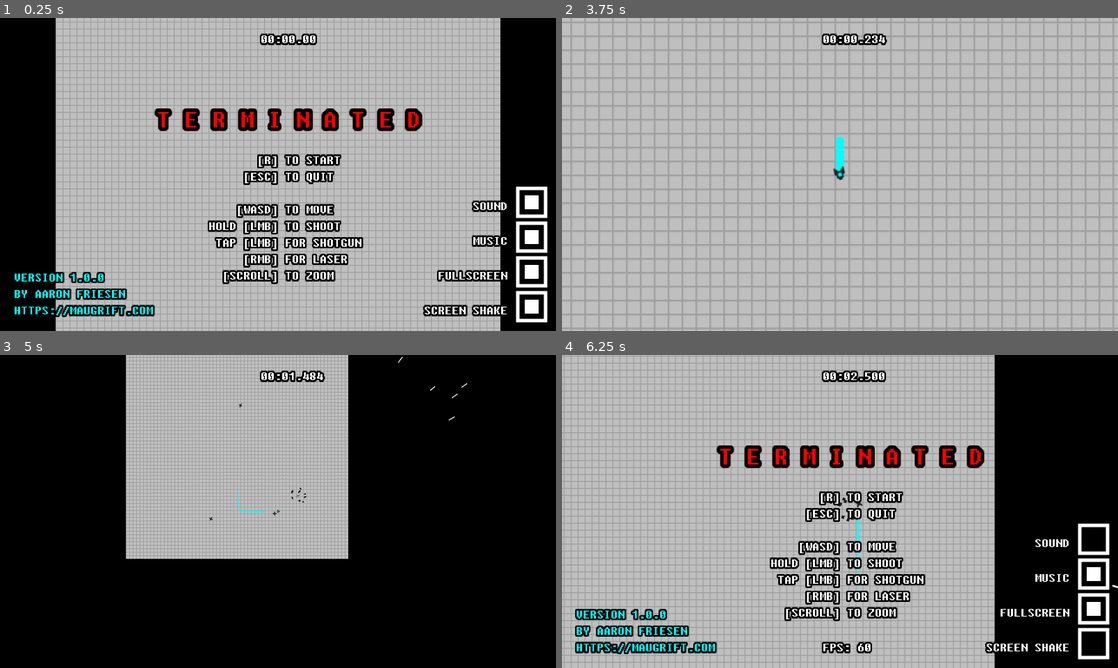
Above: before the commit, frames 1-4 (two rows, left to right).
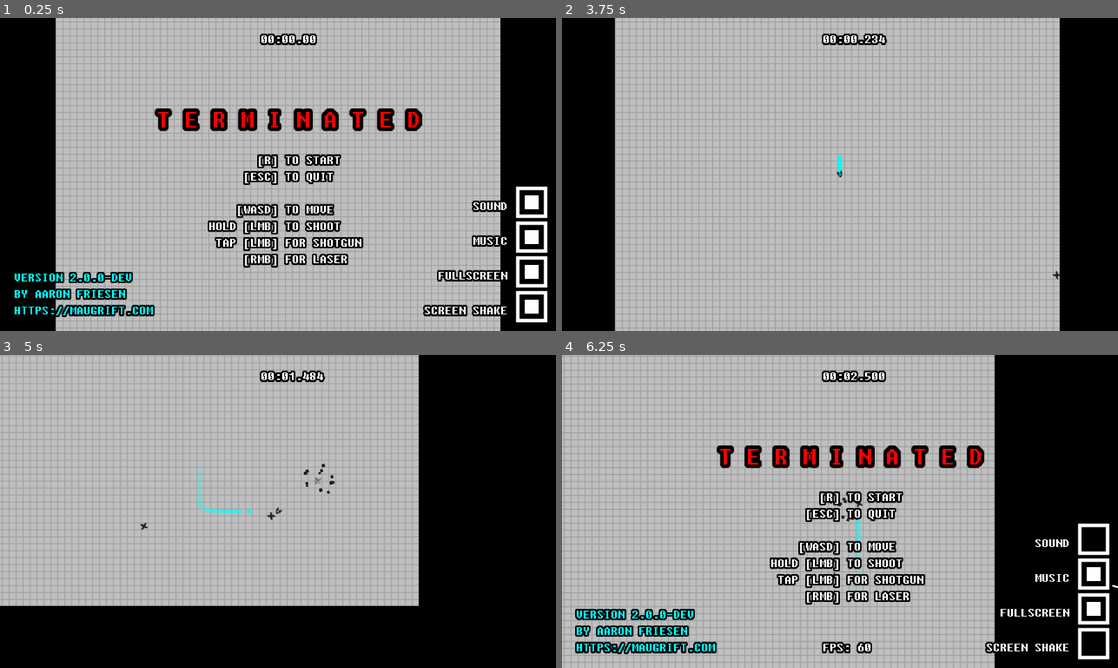
Above: after the commit, the same moments.

Repository: friedev/terminated
Game: Godot game, scene res://scenes/Main.tscn
Same seed, same stepped clock (60 frames per second), same inputs: the game is played once before the commit and once after it.
Inputs (mouse positions are in pixels of both pictures, inside the frame that each line leads up to):
- Up to frame 1 (0.25 s): no input
- Up to frame 2 (3.75 s): click (1095, 305) at 0.5 s; click (1095, 202) at 1.25 s; click (1095, 237) at 2 s; tap Enter at 2.75 s; move the mouse to (962, 158) at 2.77 s; press the mouse at (962, 158) at 2.78 s; hold Right (right) 2.78-3.53 s; tap Mouse wheel up (zoom_in) at 3.05, 3.6 s; tap R (restart) at 3.5 s; move the mouse to (728, 190) at 3.52 s; release the mouse at (728, 190) at 3.53 s; hold Down (down) from 3.53 s (still down)
- Up to frame 3 (5 s): tap Mouse wheel down (zoom_out) at 3.8 s; move the mouse to (333, 442) at 4.27 s; release Down (down) at 4.28 s; hold Right (right) from 4.28 s (still down); hold Mouse wheel down (zoom_out) from 4.28 s (still down); click (333, 442) at 4.55 s
- Up to frame 4 (6.25 s): move the mouse to (812, 574) at 5.02 s; release Right (right) at 5.03 s; release Mouse wheel down (zoom_out) at 5.03 s; hold Up (up) 5.03-5.78 s; tap F (fps) at 5.1 s; tap Mouse wheel up (zoom_in) at 5.3 s; move the mouse to (1006, 558) at 5.77 s; press the mouse at (1006, 558) at 5.78 s; hold Left (left) from 5.78 s (still down); tap Mouse wheel down (zoom_out) at 6.05 s

The runs differ from the first frame. In frame 1, 0.9% of the frame differs, in the area x 12-61%, y 80-86%; in frame 2, 36%; in frame 3, 44%, in the area x 0-85%, y 0-81%; in frame 4, 0.9%.

Commit message:
Remove zooming, update menu text

Diff:
--- a/scenes/Main.tscn
+++ b/scenes/Main.tscn
@@ -128,12 +128,9 @@
 margin_right = 176.0
 margin_bottom = 304.0
 theme = ExtResource( 7 )
-text = "VERSION 1.0.0
+text = "VERSION 2.0.0-DEV
 BY AARON FRIESEN
 HTTPS://MAUGRIFT.COM"
-__meta__ = {
-"_edit_use_anchors_": false
-}
 
 [node name="InstructionsLabel" type="Label" parent="MenuLayer/Control"]
 anchor_left = 0.5
@@ -143,7 +140,7 @@
 margin_left = 220.0
 margin_top = 135.0
 margin_right = 396.0
-margin_bottom = 284.0
+margin_bottom = 265.0
 theme = ExtResource( 7 )
 text = "       [R] TO START
      [ESC] TO QUIT
@@ -151,8 +148,7 @@
     [WASD] TO MOVE
 HOLD [LMB] TO SHOOT
  TAP [LMB] FOR SHOTGUN
-     [RMB] FOR LASER
-  [SCROLL] TO ZOOM"
+     [RMB] FOR LASER"
 
 [node name="SoundLabel" type="Label" parent="MenuLayer/Control"]
 anchor_left = 1.0
--- a/scripts/Player.gd
+++ b/scripts/Player.gd
@@ -115,16 +115,8 @@
 func _input(event):
 	var time := OS.get_ticks_msec()
 
-	if event.is_action_pressed("zoom_in"):
-		if $ShakeCamera2D.zoom.x > 0.125:
-			$ShakeCamera2D.zoom *= 0.5
-
-	elif event.is_action_pressed("zoom_out"):
-		if $ShakeCamera2D.zoom.x < 8.0:
-			$ShakeCamera2D.zoom *= 2.0
-
 	# Detects quick taps of the shoot button
-	elif event.is_action_pressed("shoot1"):
+	if event.is_action_pressed("shoot1"):
 		shoot_pressed = true
 		shoot_pressed_time = time
 
